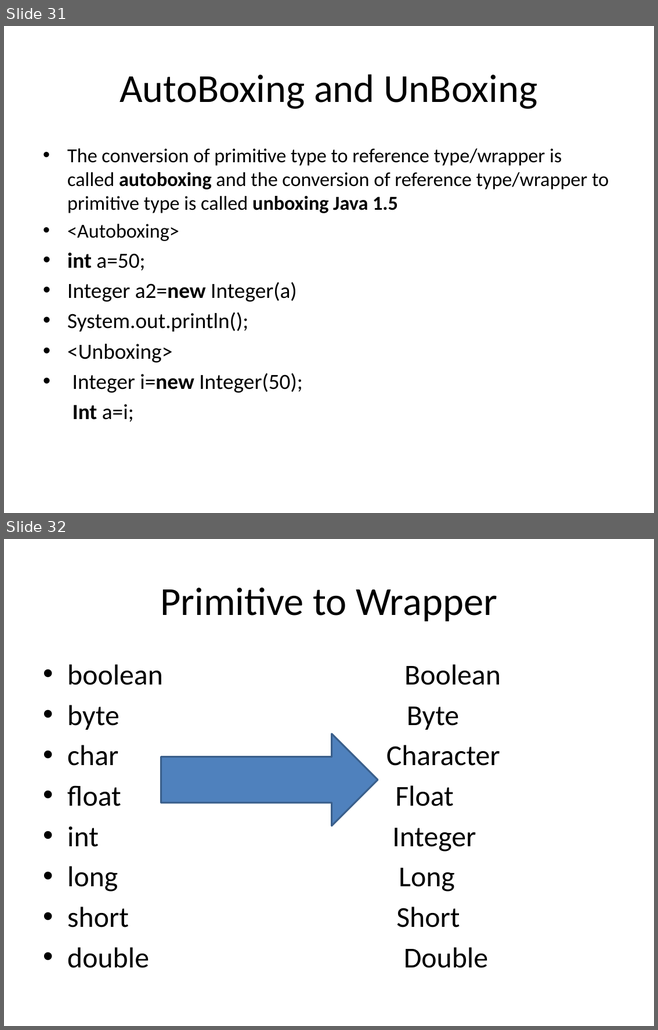
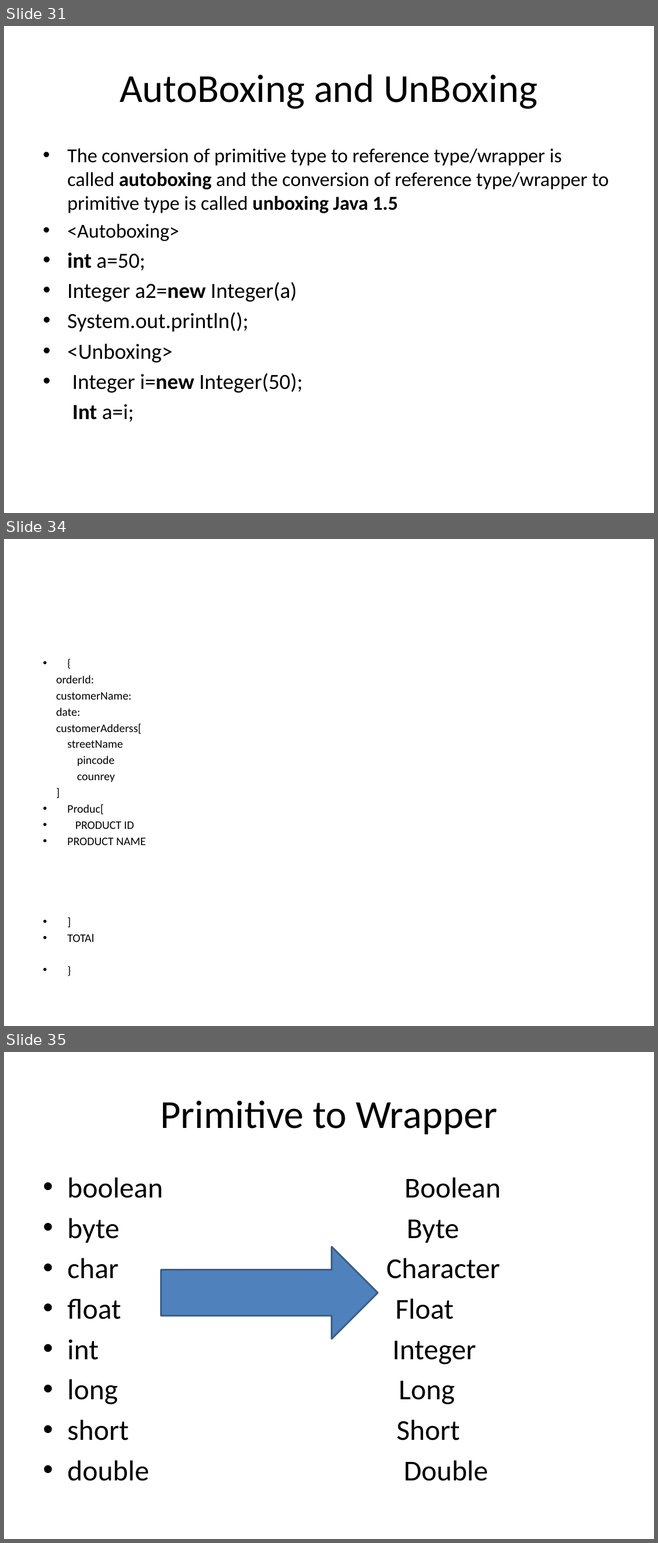
Before and after one commit to BesantJ2ee/Javajewels_9_30, a slide deck: PPT/Module-3/Module3_Fundamental_of_Java_Programming.pptx. Shown one above the other, each under a label of ours: slides 31 and 32 before the commit, slides 31, 34 and 35 after it; the slides between them are not shown. The pictures are 658x1030 and 658x1543 pixels, drawn with LibreOffice and Linux fonts; fonts in the diff are those of the drawing. Boxes give left, top, right and bottom in pixels: in the first picture for what was removed or moved away, otherwise in the second. Text is boxed around its words. In the diff, an @@ line names an element or a change of style, - is before the commit and + after.

```diff
--- a/PPT/Module-3/Module3_Fundamental_of_Java_Programming.pptx
+++ b/PPT/Module-3/Module3_Fundamental_of_Java_Programming.pptx
@@ slide 34 added at [4,539,654,1026], background #FFFFFF @@
@@ text added at [56,675,146,942], 12.8 pt, text #000000 @@
+• {
+orderId:
+customerName:
+date:
+customerAdderss[
+streetName
+pincode
+counrey
+]
+• Produc[
+• PRODUCT ID
+• PRODUCT NAME
+• ]
+• TOTAl
+• }
@@ what was slide 32 is now slide 35 @@
```
Also in this commit, not shown: 2 slides changed, 2 other slides added, 4 other files.
